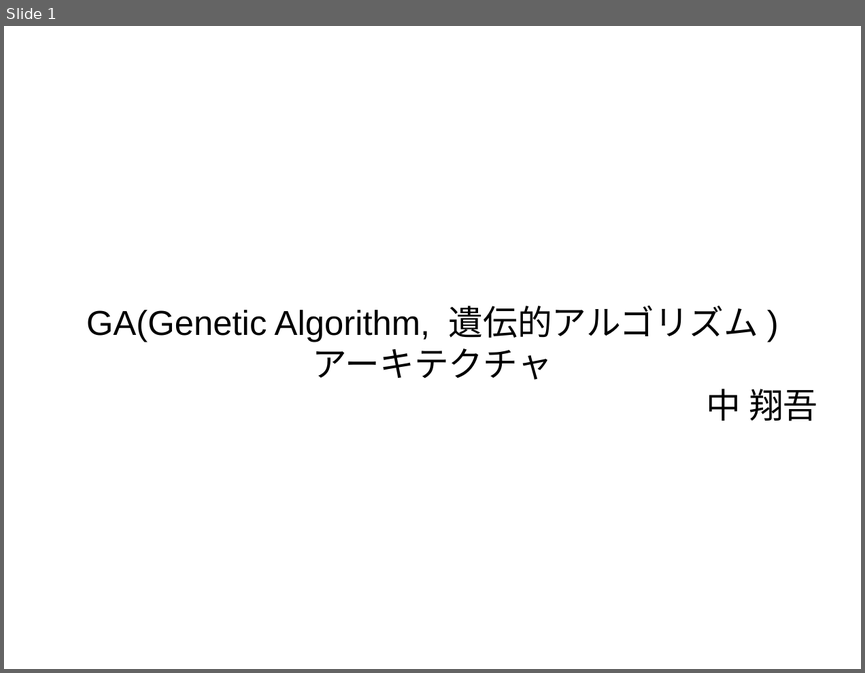
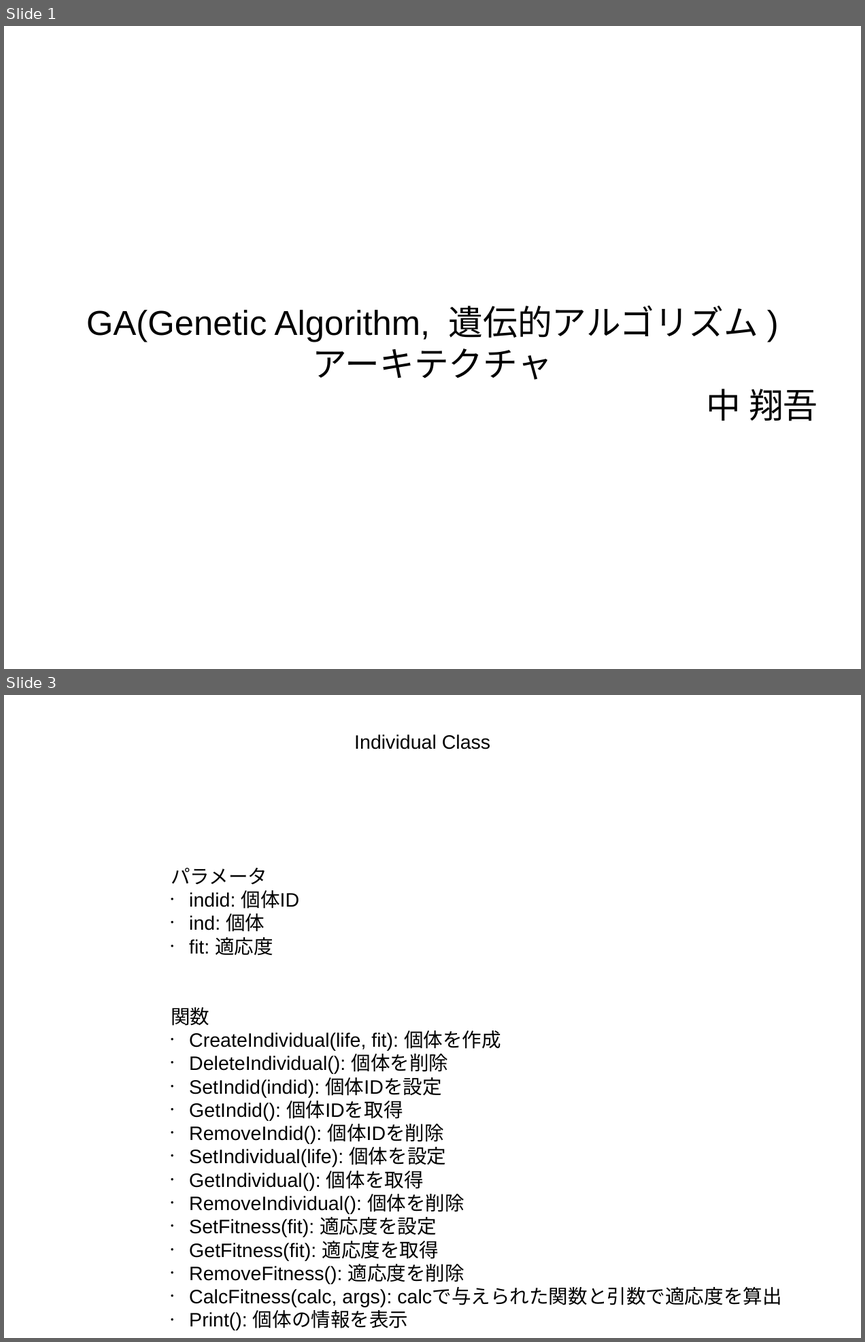
Before and after one commit to BiggieBoo18/GeneticAlgorithm, a slide deck: ga.odp. Shown one above the other, each under a label of ours: slide 1 before the commit, slides 1 and 3 after it; the slides between them are not shown. The pictures are 865x673 and 865x1342 pixels, drawn with LibreOffice and Linux fonts; fonts in the diff are those of the drawing. Boxes give left, top, right and bottom in pixels: in the first picture for what was removed or moved away, otherwise in the second. Text is boxed around its words. In the diff, an @@ line names an element or a change of style, - is before the commit and + after.

```diff
--- a/ga.odp
+++ b/ga.odp
@@ slide 3 added at [4, 695, 861, 1338], background #FFFFFF @@
@@ text added at [354, 734, 490, 749], 18 pt, text #000000 @@
+Individual Class
@@ text added at [171, 868, 299, 955], 18 pt, text #000000 @@
+パラメータ
+• indid: 個体ID
+• ind: 個体
+• fit: 適応度
@@ text added at [171, 1007, 781, 1330], 18 pt, text #000000 @@
+関数
+• CreateIndividual(life, fit): 個体を作成
+• DeleteIndividual(): 個体を削除
+• SetIndid(indid): 個体IDを設定
+• GetIndid(): 個体IDを取得
+• RemoveIndid(): 個体IDを削除
+• SetIndividual(life): 個体を設定
+• GetIndividual(): 個体を取得
+• RemoveIndividual(): 個体を削除
+• SetFitness(fit): 適応度を設定
+• GetFitness(fit): 適応度を取得
+• RemoveFitness(): 適応度を削除
+• CalcFitness(calc, args): calcで与えられた関数と引数で適応度を算出
+• Print(): 個体の情報を表示
```
Also in this commit, not shown: 1 slide changed, 5 other slides added, 2 slides removed, 19 other files.
